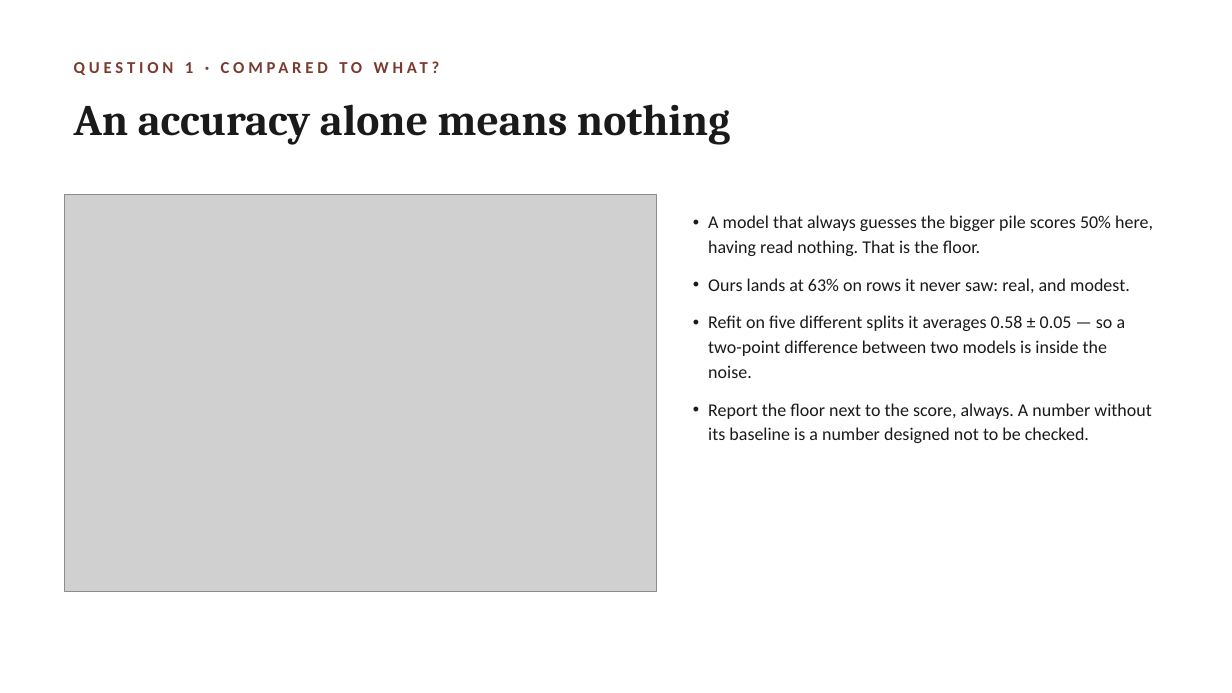
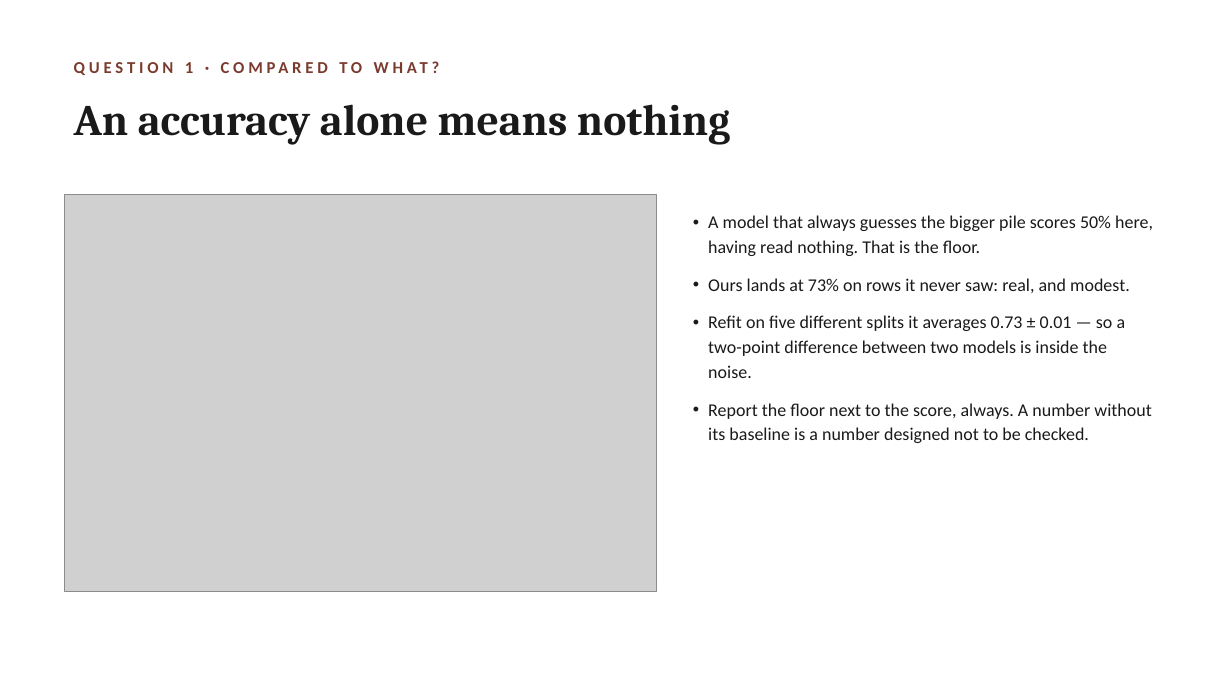
Before and after one commit to lucianli123/culture-as-data-2026, a slide deck: slide 9 of slides/week-03-lecture-draft.pptx. Drawn at 1232x693 pixels with LibreOffice and Linux fonts; fonts in the diff are those of the drawing; grey boxes stand for pictures. Boxes give left, top, right and bottom in pixels: in the first picture for what was removed or moved away, otherwise in the second. Text is boxed around its words. In the diff, an @@ line names an element or a change of style, - is before the commit and + after.

```diff
--- a/slides/week-03-lecture-draft.pptx
+++ b/slides/week-03-lecture-draft.pptx
@@ text at (708,278,1130,378): text changed @@
-• Ours lands at 63% on rows it never saw: real, and modest.
-• Refit on five different splits it averages 0.58 ± 0.05 — so a two-point difference between two models is inside the noise.
+• Ours lands at 73% on rows it never saw: real, and modest.
+• Refit on five different splits it averages 0.73 ± 0.01 — so a two-point difference between two models is inside the noise.
```
Also in this commit, not shown: 6 other slides changed, 14 other files.
